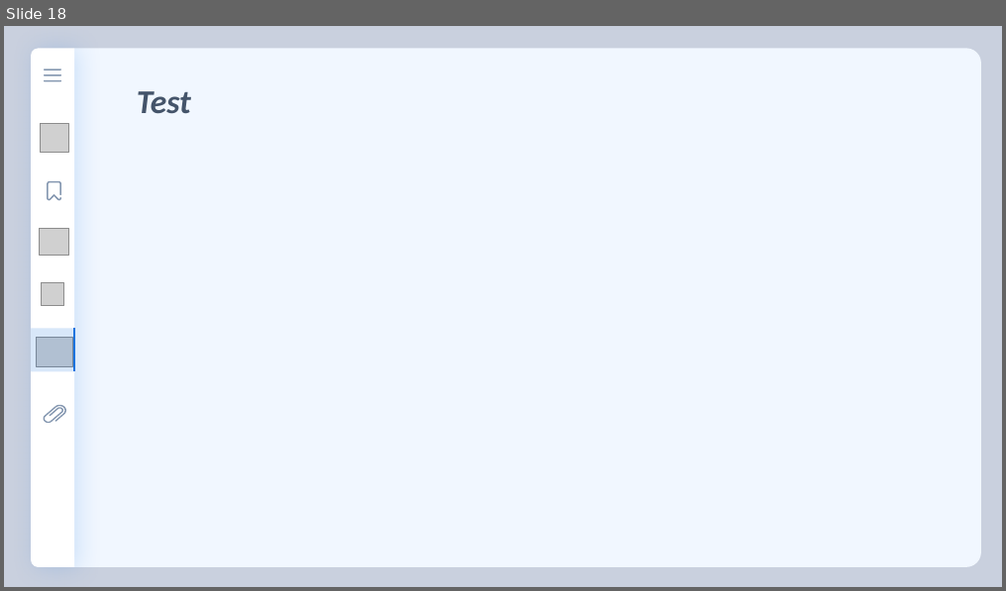
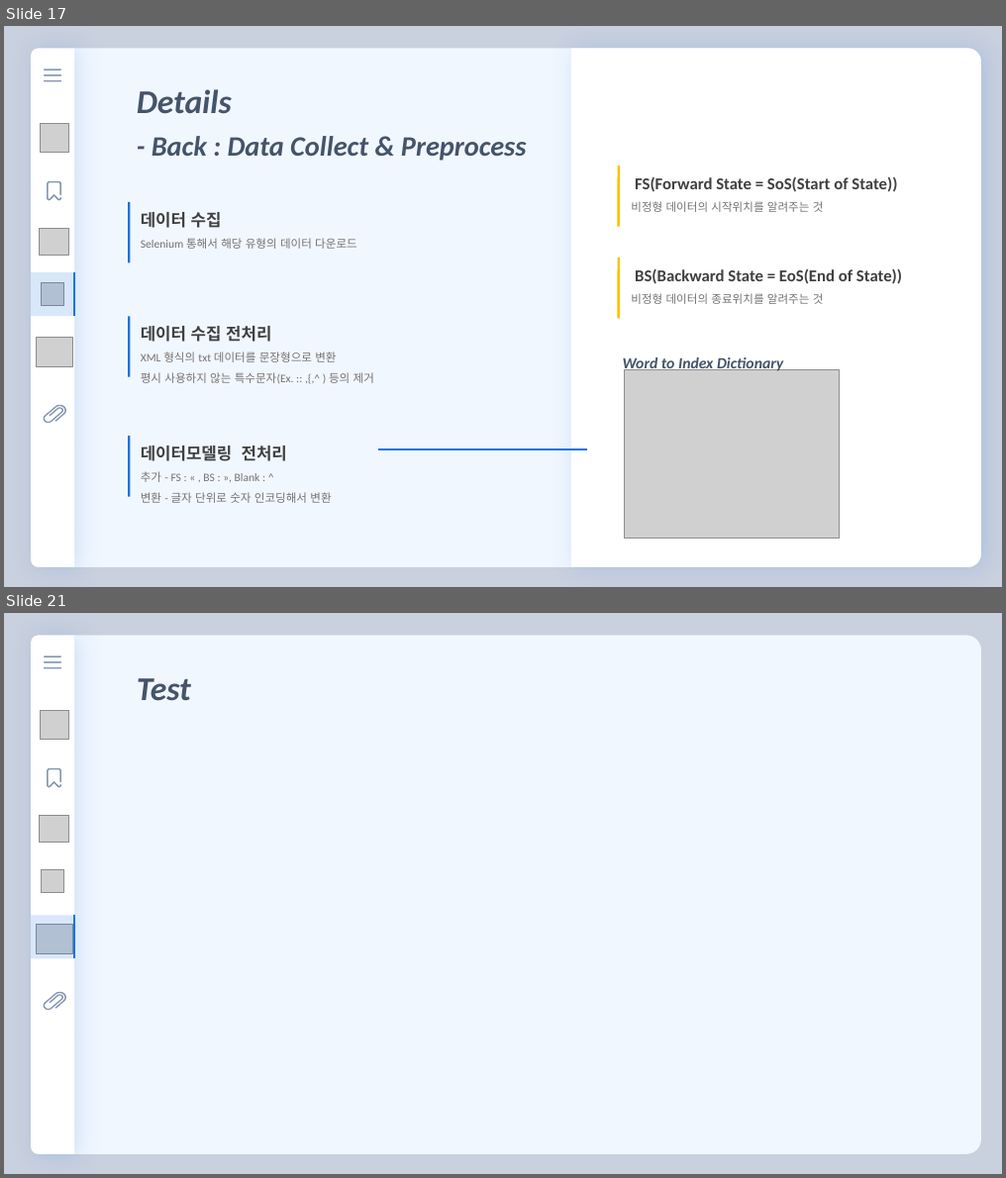
Before and after one commit to florentious/AutoGenerating_VariableName, a slide deck: Text/Presentation/presentation_ver0_3.pptm. Shown one above the other, each under a label of ours: slide 18 before the commit, slides 17 and 21 after it; the slides between them are not shown. The pictures are 1006x591 and 1006x1178 pixels, drawn with LibreOffice and Linux fonts; fonts in the diff are those of the drawing; grey boxes stand for pictures. Boxes give left, top, right and bottom in pixels: in the first picture for what was removed or moved away, otherwise in the second. Text is boxed around its words. In the diff, an @@ line names an element or a change of style, - is before the commit and + after.

```diff
--- a/Text/Presentation/presentation_ver0_3.pptm
+++ b/Text/Presentation/presentation_ver0_3.pptm
@@ slide 17 added at box(4, 26, 1002, 587), background #C9D0DE @@
@@ round same rect added at box(74, 49, 982, 568), fill #F1F7FF @@
@@ round same rect added at box(571, 49, 982, 568), fill #FFFFFF @@
@@ text added at box(137, 89, 232, 114), 32 pt, text #44546A, bold, italic @@
+Details
@@ text added at box(152, 136, 527, 161), 27 pt, text #44546A, bold, italic @@
+- Back : Data Collect & Preprocess
@@ line added from (619, 166) to (619, 227), #FFC000 2.25 pt @@
@@ line added from (129, 202) to (129, 263), #1A73DE 2.25 pt @@
@@ text added at box(631, 177, 897, 212), 16 pt, text #404040, bold @@
+FS(Forward State = SoS(Start of State))
+비정형 데이터의 시작위치를 알려주는 것
@@ text added at box(141, 212, 357, 249), 11 pt, text #767171 @@
+데이터 수집
+Selenium 통해서 해당 유형의 데이터 다운로드
@@ line added from (619, 258) to (619, 319), #FFC000 2.25 pt @@
@@ table added at box(31, 273, 74, 316), 1 rows, 1 columns @@
+
@@ text added at box(631, 269, 902, 304), 16 pt, text #404040, bold @@
+BS(Backward State = EoS(End of State))
+비정형 데이터의 종료위치를 알려주는 것
@@ line added from (129, 316) to (129, 377), #1A73DE 2.25 pt @@
@@ group added at box(31, 48, 74, 568): 4 pictures, 3 rounded rectangles, 2 freeform shapes, 1 round same rect @@
@@ text added at box(141, 326, 374, 383), 11 pt, text #767171 @@
+데이터 수집 전처리
+XML 형식의 txt 데이터를 문장형으로 변환
+평시 사용하지 않는 특수문자(Ex. :: ,{,^ ) 등의 제거
@@ text added at box(623, 356, 783, 373), 15 pt, text #44546A, bold, italic @@
+Word to Index Dictionary
@@ picture added at box(625, 371, 840, 539) @@
@@ line added from (129, 436) to (129, 497), #1A73DE 2.25 pt @@
@@ text added at box(141, 446, 331, 503), 11 pt, text #767171 @@
+데이터모델링 전처리
+추가 - FS : « , BS : », Blank : ^
+변환 - 글자 단위로 숫자 인코딩해서 변환
@@ line added from (378, 451) to (587, 451), #1A73DE 2 pt @@
@@ what was slide 18 is now slide 21 @@
```
Also in this commit, not shown: 14 slides changed, 4 other slides added, 3 slides removed, 2 other files.
